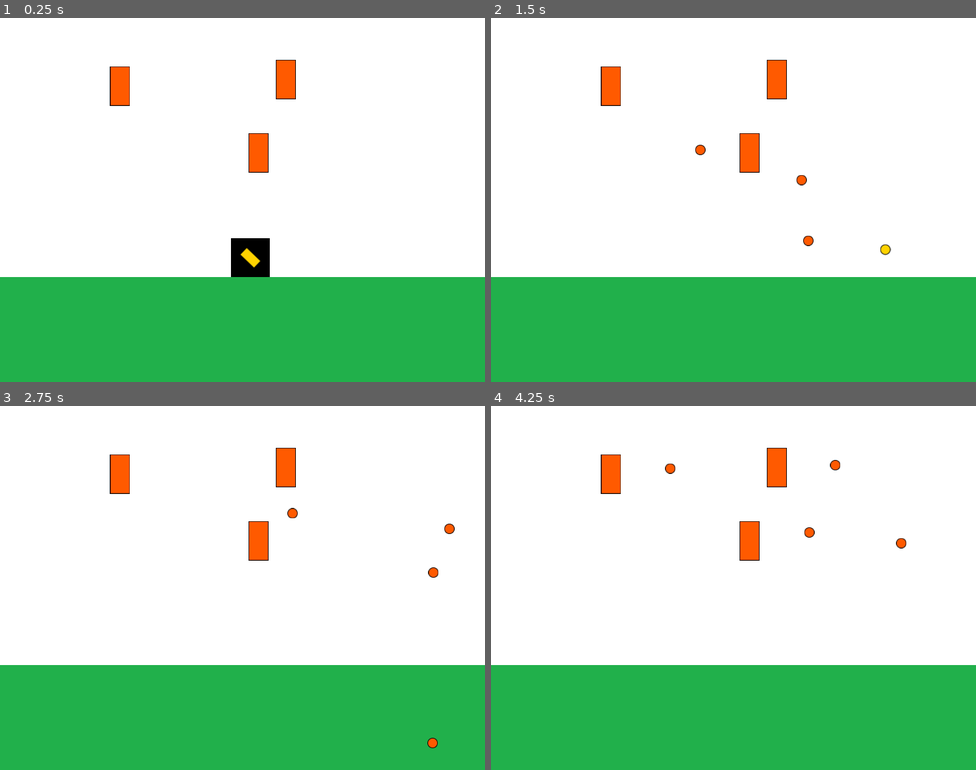
Above: before the commit, frames 1-4 (two rows, left to right).
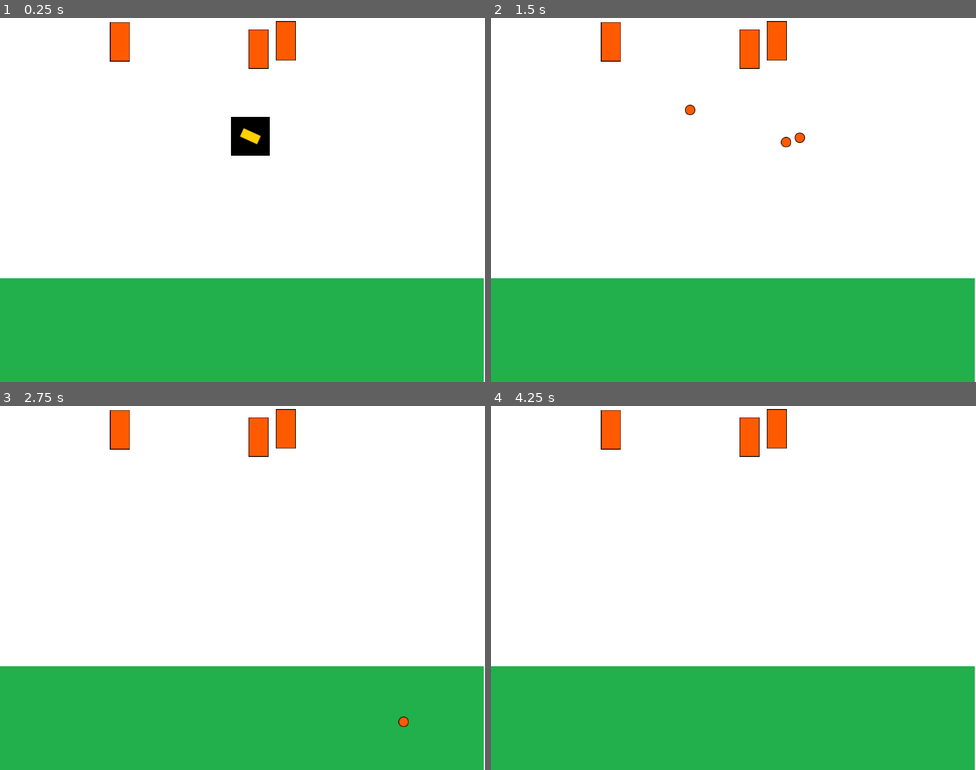
Above: after the commit, the same moments.

Repository: facundovigo/IntroPV-clases
Game: Godot game, scene res://Main.tscn
The game is run twice, just before and just after one commit, with the same random seed, the same clock (stepped at 60 frames per second) and the same inputs.
Inputs (mouse positions are in pixels of both pictures, inside the frame that each line leads up to):
- Up to frame 1 (0.25 s): no input
- Up to frame 2 (1.5 s): move the mouse to (840, 181) at 0.52 s; hold Space (jump, bound only after the commit) 0.53-1.28 s; hold D (move_right) from 0.53 s (still down); move the mouse to (636, 218) at 1.27 s; click (636, 218) at 1.35 s
- Up to frame 3 (2.75 s): tap Space (jump, bound only after the commit) at 1.52, 1.55, 1.82 s; move the mouse to (291, 507) at 2.02 s; release D (move_right) at 2.03 s; hold A (move_left) from 2.03 s (still down); hold Space (jump, bound only after the commit) from 2.03 s (still down)
- Up to frame 4 (4.25 s): move the mouse to (709, 660) at 2.77 s; release A (move_left) at 2.78 s; release Space (jump, bound only after the commit) at 2.78 s; hold D (move_right) from 2.78 s (still down); click (709, 660) at 2.85 s; tap Space (jump, bound only after the commit) at 3.02, 3.05, 3.32 s; move the mouse to (879, 642) at 3.52 s; hold Space (jump, bound only after the commit) from 3.53 s (still down)

The runs differ from the first frame. In frame 1, 4.5% of the frame differs, in the area x 0-100%, y 0-100%; in frame 2, 3.4%; in frame 3, 3.3%; in frame 4, 3.3%.

Commit message:
Se agrega hasta salto.falta bonus

Diff:
--- a/clase4/begin/Main.tscn
+++ b/clase4/begin/Main.tscn
@@ -1,14 +1,14 @@
 [gd_scene load_steps=7 format=2]
 
-[ext_resource path="res://entities/player/Player.tscn" type="PackedScene" id=1]
+[ext_resource path="res://Main.gd" type="Script" id=1]
 [ext_resource path="res://assets/textures/background.png" type="Texture" id=2]
-[ext_resource path="res://Main.gd" type="Script" id=3]
-[ext_resource path="res://entities/enemies/Turret.tscn" type="PackedScene" id=4]
+[ext_resource path="res://entities/player/Player.tscn" type="PackedScene" id=3]
+[ext_resource path="res://entities/Floor.tscn" type="PackedScene" id=4]
 [ext_resource path="res://entities/enemies/TurretsSpawner.gd" type="Script" id=5]
-[ext_resource path="res://assets/textures/floor.png" type="Texture" id=6]
+[ext_resource path="res://entities/enemies/Turret.tscn" type="PackedScene" id=6]
 
 [node name="Main" type="Node"]
-script = ExtResource( 3 )
+script = ExtResource( 1 )
 
 [node name="Background" type="TextureRect" parent="."]
 anchor_right = 1.0
@@ -19,14 +19,11 @@
 "_edit_use_anchors_": false
 }
 
-[node name="Player" parent="." instance=ExtResource( 1 )]
-position = Vector2( 413.003, 395.272 )
+[node name="Player" parent="." instance=ExtResource( 3 )]
+position = Vector2( 413.003, 114.671 )
 
-[node name="Floor" type="Sprite" parent="."]
-position = Vector2( 400, 513.5 )
-scale = Vector2( 12.1212, 2.62121 )
-texture = ExtResource( 6 )
+[node name="Floor" parent="." instance=ExtResource( 4 )]
 
 [node name="TurretsSpawner" type="Node" parent="."]
 script = ExtResource( 5 )
-turret_scene = ExtResource( 4 )
+turret_scene = ExtResource( 6 )
--- /dev/null
+++ b/clase4/begin/entities/Floor.tscn
@@ -0,0 +1,17 @@
+[gd_scene load_steps=3 format=2]
+
+[ext_resource path="res://assets/textures/floor.png" type="Texture" id=1]
+
+[sub_resource type="RectangleShape2D" id=1]
+extents = Vector2( 32.9432, 33.1168 )
+
+[node name="Floor" type="StaticBody2D"]
+position = Vector2( 400, 513.5 )
+scale = Vector2( 12.1212, 2.62121 )
+
+[node name="Sprite" type="Sprite" parent="."]
+position = Vector2( -0.178074, 0.823456 )
+texture = ExtResource( 1 )
+
+[node name="CollisionShape2D" type="CollisionShape2D" parent="."]
+shape = SubResource( 1 )
--- a/clase4/begin/entities/Projectile.gd
+++ b/clase4/begin/entities/Projectile.gd
@@ -1,4 +1,4 @@
-extends Sprite
+extends Area2D
 
 onready var lifetime_timer = $LifetimeTimer
 
@@ -30,3 +30,9 @@
 func _remove():
 	get_parent().remove_child(self)
 	queue_free()
+
+
+
+func _on_Projectile_body_entered(body):
+	if body.has_method("notify_hit"):
+		body.notify_hit()
--- a/clase4/begin/entities/Projectile.tscn
+++ b/clase4/begin/entities/Projectile.tscn
@@ -2,7 +2,10 @@
 
 [ext_resource path="res://entities/Projectile.gd" type="Script" id=1]
 
-[node name="Projectile" type="Sprite"]
+[node name="Projectile" type="Area2D"]
 script = ExtResource( 1 )
 
 [node name="LifetimeTimer" type="Timer" parent="."]
+
+[node name="CollisionShape2D" type="CollisionShape2D" parent="."]
+[connection signal="body_entered" from="." to="." method="_on_Projectile_body_entered"]
--- a/clase4/begin/entities/enemies/Turret.gd
+++ b/clase4/begin/entities/enemies/Turret.gd
@@ -14,8 +14,20 @@
 	self.player = player
 	self.projectile_container = projectile_container
 	fire_timer.connect("timeout", self, "fire_at_player")
-	fire_timer.start()
+#	fire_timer.start()
 
 func fire_at_player():
 	var proj_instance = projectile_scene.instance()
 	proj_instance.initialize(projectile_container, fire_position.global_position, fire_position.global_position.direction_to(player.global_position))
+
+
+func _on_Area2D_body_entered(body):
+	if body.has_method("notify_hit"):
+		fire_timer.start()
+	pass # Replae with function body.
+
+
+func _on_Area2D_body_exited(body):
+	if body.has_method("notify_hit"):
+		fire_timer.stop()
+#	pass # Replace with function body.
--- a/clase4/begin/entities/enemies/Turret.tscn
+++ b/clase4/begin/entities/enemies/Turret.tscn
@@ -1,8 +1,11 @@
-[gd_scene load_steps=4 format=2]
+[gd_scene load_steps=5 format=2]
 
 [ext_resource path="res://assets/textures/turret.png" type="Texture" id=1]
 [ext_resource path="res://entities/enemies/Turret.gd" type="Script" id=2]
 [ext_resource path="res://entities/enemies/TurretProjectile.tscn" type="PackedScene" id=3]
+
+[sub_resource type="CircleShape2D" id=1]
+radius = 496.346
 
 [node name="Turret" type="Sprite"]
 texture = ExtResource( 1 )
@@ -13,3 +16,10 @@
 
 [node name="FirePosition" type="Position2D" parent="."]
 position = Vector2( 0, -30.0339 )
+
+[node name="Area2D" type="Area2D" parent="."]
+
+[node name="CollisionShape2D" type="CollisionShape2D" parent="Area2D"]
+shape = SubResource( 1 )
+[connection signal="body_entered" from="Area2D" to="." method="_on_Area2D_body_entered"]
+[connection signal="body_exited" from="Area2D" to="." method="_on_Area2D_body_exited"]
--- a/clase4/begin/entities/enemies/TurretProjectile.tscn
+++ b/clase4/begin/entities/enemies/TurretProjectile.tscn
@@ -1,11 +1,19 @@
-[gd_scene load_steps=3 format=2]
+[gd_scene load_steps=4 format=2]
 
 [ext_resource path="res://entities/Projectile.tscn" type="PackedScene" id=1]
 [ext_resource path="res://assets/textures/proyectile_turret.png" type="Texture" id=2]
 
+[sub_resource type="CircleShape2D" id=1]
+radius = 8.64387
+
 [node name="TurretProjectile" instance=ExtResource( 1 )]
-texture = ExtResource( 2 )
 VELOCITY = 400.0
 
 [node name="LifetimeTimer" parent="." index="0"]
 wait_time = 3.0
+
+[node name="CollisionShape2D" parent="." index="1"]
+shape = SubResource( 1 )
+
+[node name="Sprite" type="Sprite" parent="." index="2"]
+texture = ExtResource( 2 )
--- a/clase4/begin/entities/player/Player.gd
+++ b/clase4/begin/entities/player/Player.gd
@@ -1,10 +1,11 @@
-extends Sprite
+extends KinematicBody2D
 
 onready var cannon = $Cannon
 
 export (float) var ACCELERATION:float = 20.0
 export (float) var H_SPEED_LIMIT:float = 600.0
 export (float) var FRICTION_WEIGHT:float = 0.1
+export (float) var gravity:float = 4
 
 var velocity:Vector2 = Vector2.ZERO
 var projectile_container
@@ -33,5 +34,16 @@
 		velocity.x = clamp(velocity.x + (h_movement_direction * ACCELERATION), -H_SPEED_LIMIT, H_SPEED_LIMIT)
 	else:
 		velocity.x = lerp(velocity.x, 0, FRICTION_WEIGHT) if abs(velocity.x) > 1 else 0
+	move_and_slide(Vector2.DOWN, -Vector2.DOWN) # hackazo para el is_on_floor()
+	if is_on_floor() and Input.is_action_pressed("jump"):
+		velocity.y -= 100
+	else:
+		velocity.y +=10
 
-	position += velocity * delta
+	move_and_slide(velocity)
+	position.y += gravity
+	#position += velocity * delta
+
+
+func notify_hit():
+	print("pepe")
--- a/clase4/begin/entities/player/Player.tscn
+++ b/clase4/begin/entities/player/Player.tscn
@@ -6,10 +6,15 @@
 [ext_resource path="res://entities/player/Cannon.gd" type="Script" id=4]
 [ext_resource path="res://entities/player/PlayerProjectile.tscn" type="PackedScene" id=5]
 
-[node name="Player" type="Sprite"]
+[sub_resource type="RectangleShape2D" id=1]
+extents = Vector2( 32.4352, 33.8974 )
+
+[node name="Player" type="KinematicBody2D"]
 position = Vector2( -0.0635071, 0.165405 )
+script = ExtResource( 1 )
+
+[node name="Sprite" type="Sprite" parent="."]
 texture = ExtResource( 2 )
-script = ExtResource( 1 )
 
 [node name="Cannon" type="Sprite" parent="."]
 texture = ExtResource( 3 )
@@ -18,3 +23,6 @@
 
 [node name="CannonTip" type="Position2D" parent="Cannon"]
 position = Vector2( 15, 0 )
+
+[node name="CollisionShape2D" type="CollisionShape2D" parent="."]
+shape = SubResource( 1 )
--- a/clase4/begin/project.godot
+++ b/clase4/begin/project.godot
@@ -42,6 +42,11 @@
 "events": [ Object(InputEventMouseButton,"resource_local_to_scene":false,"resource_name":"","device":0,"alt":false,"shi …(212 unchanged characters)…
  ]
 }
+jump={
+"deadzone": 0.5,
+"events": [ Object(InputEventKey,"resource_local_to_scene":false,"resource_name":"","device":0,"alt":false,"shift":false,"control":false,"meta":false,"command":false,"pressed":false,"scancode":32,"unicode":0,"echo":false,"script":null)
+ ]
+}
 
 [rendering]
 
Not shown: 1 places in clase4/begin/entities/player/Player.tscn that only renumber resources
